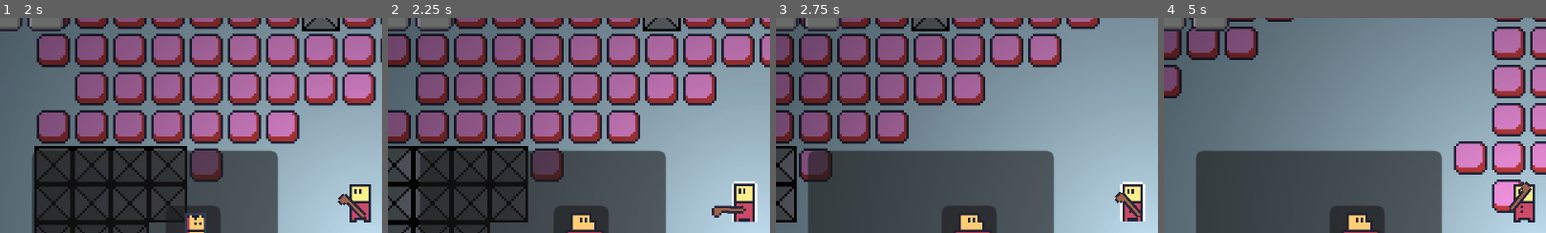
Above: before the commit, frames 1-4 (left to right).
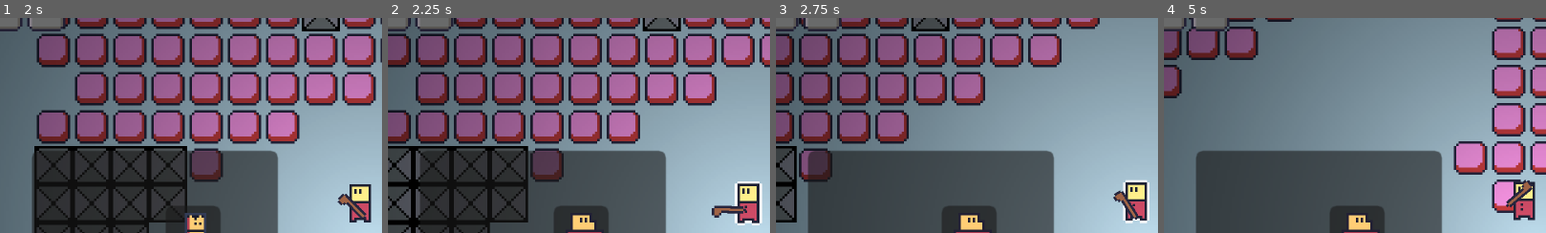
Above: after the commit, the same moments.

Repository: paulopieczarka/gwj94
Game: Godot game, scene res://main.tscn
Two runs of this game, one before a commit and one after it. Both use one fixed random seed, a clock stepped at 60 frames per second and the inputs below.
Inputs (mouse positions are % of the whole screen's width and height, from its top left):
- Up to frame 1 (2 s): click "Next" at 0.5 s; click "Next" at 1.25 s
- Up to frame 2 (2.25 s): tap Enter at 2 s; move the mouse to (50, 50) at 2.02 s; hold D (ui_right) from 2.03 s (still down); click (50, 50) at 2.1 s
- Up to frame 3 (2.75 s): keep holding D (ui_right)
- Up to frame 4 (5 s): move the mouse to (3, 6) at 2.77 s; release D (ui_right) at 2.78 s; hold S (ui_down) 2.78-3.53 s; click (3, 6) at 2.85 s; move the mouse to (7, 6) at 3.52 s; hold D (ui_right) 3.53-4.28 s; tap 1 (slot_1) at 3.6 s; click (7, 6) at 3.8 s; move the mouse to (44, 6) at 4.27 s; hold W (ui_up) from 4.28 s (still down); click (44, 6) at 4.35 s
The pictures show only the part of the screen within x 3-53%, y 7-57%; the shares and areas given below are measured in that part.

Frame 1 is identical in both runs. In frame 2, 1.0% of the frame differs, in the area x 90-98%, y 76-97%; in frame 3, 1.3%, in the area x 88-98%, y 75-96%; in frame 4, 0.6%.

Commit message:
fix: outline shader

Diff:
--- a/_shaders/highlight.gdshader
+++ /dev/null
@@ -1,62 +0,0 @@
-shader_type canvas_item;
-
-uniform vec4 color : source_color = vec4(1.0);
-uniform float width : hint_range(0, 10) = 1.0;
-uniform int pattern : hint_range(0, 2) = 2; // diamond, circle, square
-uniform bool inside = false;
-uniform bool add_margins = true; // only useful when inside is false
-
-void vertex() {
-	if (add_margins) {
-		VERTEX += (UV * 2.0 - 1.0) * width;
-	}
-}
-
-bool hasContraryNeighbour(vec2 uv, vec2 texture_pixel_size, sampler2D texture) {
-	for (float i = -ceil(width); i <= ceil(width); i++) {
-		float x = abs(i) > width ? width * sign(i) : i;
-		float offset;
-
-		if (pattern == 0) {
-			offset = width - abs(x);
-		} else if (pattern == 1) {
-			offset = floor(sqrt(pow(width + 0.5, 2) - x * x));
-		} else if (pattern == 2) {
-			offset = width;
-		}
-
-		for (float j = -ceil(offset); j <= ceil(offset); j++) {
-			float y = abs(j) > offset ? offset * sign(j) : j;
-			vec2 xy = uv + texture_pixel_size * vec2(x, y);
-
-			if ((xy != clamp(xy, vec2(0.0), vec2(1.0)) || texture(texture, xy).a <= 0.0) == inside) {
-				return true;
-			}
-		}
-	}
-
-	return false;
-}
-
-void fragment() {
-	vec2 uv = UV;
-
-	if (add_margins) {
-		vec2 texture_pixel_size = vec2(1.0) / (vec2(1.0) / TEXTURE_PIXEL_SIZE + vec2(width * 2.0));
-
-		uv = (uv - texture_pixel_size * width) * TEXTURE_PIXEL_SIZE / texture_pixel_size;
-
-		if (uv != clamp(uv, vec2(0.0), vec2(1.0))) {
-			COLOR.a = 0.0;
-		} else {
-			COLOR = texture(TEXTURE, uv);
-		}
-	} else {
-		COLOR = texture(TEXTURE, uv);
-	}
-
-	if ((COLOR.a > 0.0) == inside && hasContraryNeighbour(uv, TEXTURE_PIXEL_SIZE, TEXTURE)) {
-		COLOR.rgb = inside ? mix(COLOR.rgb, color.rgb, color.a) : color.rgb;
-		COLOR.a += (1.0 - COLOR.a) * color.a;
-	}
-}
--- /dev/null
+++ b/_shaders/outline.gdshader
@@ -0,0 +1,65 @@
+shader_type canvas_item;
+
+uniform vec4 color : source_color = vec4(1.0);
+uniform float width : hint_range(0, 10) = 1.0;
+uniform int pattern : hint_range(0, 2) = 0; // diamond, circle, square
+uniform bool inside = false;
+uniform bool add_margins = true; // only useful when inside is false
+uniform vec2 number_of_images = vec2(1.0); // number of horizontal and vertical images in the sprite sheet
+
+void vertex() {
+	if (add_margins) {
+		VERTEX += sign(VERTEX) * width; // replace sign(VERTEX) by (sign(VERTEX) * 2.0 - 1.0) if not Centered
+	}
+}
+
+bool hasContraryNeighbour(vec2 uv, vec2 texture_pixel_size, vec2 image_top_left, vec2 image_bottom_right, sampler2D texture) {
+	for (float i = -ceil(width); i <= ceil(width); i++) {
+		float x = abs(i) > width ? width * sign(i) : i;
+		float offset;
+
+		if (pattern == 0) {
+			offset = width - abs(x);
+		} else if (pattern == 1) {
+			offset = floor(sqrt(pow(width + 0.5, 2) - x * x));
+		} else if (pattern == 2) {
+			offset = width;
+		}
+
+		for (float j = -ceil(offset); j <= ceil(offset); j++) {
+			float y = abs(j) > offset ? offset * sign(j) : j;
+			vec2 xy = uv + texture_pixel_size * vec2(x, y);
+
+			if ((xy != clamp(xy, image_top_left, image_bottom_right) || texture(texture, xy).a <= 0.0) == inside) {
+				return true;
+			}
+		}
+	}
+
+	return false;
+}
+
+void fragment() {
+	vec2 uv = UV;
+	vec2 image_top_left = floor(uv * number_of_images) / number_of_images;
+	vec2 image_bottom_right = image_top_left + vec2(1.0) / number_of_images;
+
+	if (add_margins) {
+		vec2 texture_pixel_size = vec2(1.0) / (vec2(1.0) / TEXTURE_PIXEL_SIZE + vec2(width * 2.0) * number_of_images);
+
+		uv = (uv - texture_pixel_size * width - image_top_left) * TEXTURE_PIXEL_SIZE / texture_pixel_size + image_top_left;
+
+		if (uv != clamp(uv, image_top_left, image_bottom_right)) {
+			COLOR.a = 0.0;
+		} else {
+			COLOR = texture(TEXTURE, uv);
+		}
+	} else {
+		COLOR = texture(TEXTURE, uv);
+	}
+
+	if ((COLOR.a > 0.0) == inside && hasContraryNeighbour(uv, TEXTURE_PIXEL_SIZE, image_top_left, image_bottom_right, TEXTURE)) {
+		COLOR.rgb = inside ? mix(COLOR.rgb, color.rgb, color.a) : color.rgb;
+		COLOR.a += (1.0 - COLOR.a) * color.a;
+	}
+}
--- a/entities/components/interactable_component.gd
+++ b/entities/components/interactable_component.gd
@@ -3,15 +3,15 @@
 class_name InteractableComponent
 
 @export var highlight_material: ShaderMaterial
-@export var sprite: CanvasItem
 
 signal interacted(actor: Node)
 
 var visual: CanvasItem
-@onready var parent := get_owner()
+@onready var entity := get_owner()
+@onready var sprite := entity.get_node_or_null("Sprite2D") as CanvasItem
 
 func _ready() -> void:
-	parent.add_to_group("interactable")
+	entity.add_to_group("interactable")
 
 	collision_layer = 2
 	collision_mask = 0
@@ -28,8 +28,8 @@
 	var original_scale := scale
 
 	var tween := create_tween()
-	tween.tween_property(parent, "scale", original_scale * 1.05, 0.08)
-	tween.tween_property(parent, "scale", original_scale, 0.08)
+	tween.tween_property(entity, "scale", original_scale * 1.05, 0.08)
+	tween.tween_property(entity, "scale", original_scale, 0.08)
 
 func _on_mouse_entered() -> void:
 	if sprite:
--- a/entities/components/interactable_component.tscn
+++ b/entities/components/interactable_component.tscn
@@ -1,16 +1,13 @@
 [gd_scene format=3 uid="uid://duqq801siq6s7"]
 
 [ext_resource type="Script" uid="uid://binjmtxe205bl" path="res://entities/components/interactable_component.gd" id="1_ao1mr"]
-[ext_resource type="Shader" uid="uid://emp5r0moe1al" path="res://_shaders/highlight.gdshader" id="2_f4f6y"]
+[ext_resource type="Shader" uid="uid://dblwbun4vpfcx" path="res://_shaders/outline.gdshader" id="2_rj0ad"]
 
-[sub_resource type="ShaderMaterial" id="ShaderMaterial_y0pb3"]
-shader = ExtResource("2_f4f6y")
+[sub_resource type="ShaderMaterial" id="ShaderMaterial_rj0ad"]
+shader = ExtResource("2_rj0ad")
 shader_parameter/color = Color(1, 1, 1, 1)
-shader_parameter/width = 1.0
-shader_parameter/pattern = 0
-shader_parameter/inside = false
-shader_parameter/add_margins = true
+shader_parameter/size = 1
 
 [node name="InteractableComponent" type="Area2D" unique_id=713084401]
 script = ExtResource("1_ao1mr")
-highlight_material = SubResource("ShaderMaterial_y0pb3")
+highlight_material = SubResource("ShaderMaterial_rj0ad")
--- a/entities/player.gd
+++ b/entities/player.gd
@@ -67,7 +67,7 @@
 	var lerp_weight := delta * (acceleration if input else friction)
 	velocity = lerp(velocity, input * max_speed, lerp_weight)
 
-	if velocity.length() > 1.0:
+	if input != Vector2.ZERO:
 		locomotion.travel("walking")
 	else:
 		locomotion.travel("idle")
--- a/entities/player.tscn
+++ b/entities/player.tscn
@@ -2,6 +2,7 @@
 
 [ext_resource type="Script" uid="uid://ch06lda55tyyk" path="res://entities/player.gd" id="1_g2els"]
 [ext_resource type="Texture2D" uid="uid://jr2bjkpliauj" path="res://_assets/pack1.png" id="3_k00sm"]
+[ext_resource type="Shader" uid="uid://dblwbun4vpfcx" path="res://_shaders/outline.gdshader" id="4_qsoyl"]
 [ext_resource type="PackedScene" uid="uid://duqq801siq6s7" path="res://entities/components/interactable_component.tscn" id="5_g8xtg"]
 [ext_resource type="Texture2D" uid="uid://btwar78o73gmm" path="res://_assets/weapons.png" id="5_k00sm"]
 [ext_resource type="AudioStream" uid="uid://blkyumosdnks" path="res://_audios/attack.wav" id="6_k00sm"]
@@ -9,6 +10,15 @@
 [sub_resource type="RectangleShape2D" id="RectangleShape2D_g2els"]
 size = Vector2(9, 4)
 
+[sub_resource type="ShaderMaterial" id="ShaderMaterial_6nm46"]
+shader = ExtResource("4_qsoyl")
+shader_parameter/color = Color(1, 1, 1, 1)
+shader_parameter/width = 1.0
+shader_parameter/pattern = 0
+shader_parameter/inside = false
+shader_parameter/add_margins = true
+shader_parameter/number_of_images = Vector2(4, 4)
+
 [sub_resource type="RectangleShape2D" id="RectangleShape2D_g8xtg"]
 size = Vector2(9, 16)
 
@@ -37,6 +47,18 @@
 "transitions": PackedFloat32Array(1),
 "update": 0,
 "values": [Vector2(3, 1.0000001)]
+}
+tracks/2/type = "value"
+tracks/2/imported = false
+tracks/2/enabled = true
+tracks/2/path = NodePath("../../../../Sprite2D:position")
+tracks/2/interp = 1
+tracks/2/loop_wrap = true
+tracks/2/keys = {
+"times": PackedFloat32Array(0),
+"transitions": PackedFloat32Array(1),
+"update": 0,
+"values": [Vector2(0, 0)]
 }
 
 [sub_resource type="Animation" id="Animation_l1fvc"]
@@ -126,7 +148,7 @@
 
 [sub_resource type="Animation" id="Animation_k00sm"]
 resource_name = "walking"
-length = 0.1
+length = 0.13333667362071572
 loop_mode = 1
 tracks/0/type = "value"
 tracks/0/imported = false
@@ -151,6 +173,18 @@
 "transitions": PackedFloat32Array(1, 1, 1, 1),
 "update": 0,
 "values": [Vector2(3, 1.0000001), Vector2(2, 1), Vector2(4.3225017, 1), Vector2(3, 1.0000001)]
+}
+tracks/2/type = "value"
+tracks/2/imported = false
+tracks/2/enabled = true
+tracks/2/path = NodePath("../../../../Sprite2D:position")
+tracks/2/interp = 1
+tracks/2/loop_wrap = true
+tracks/2/keys = {
+"times": PackedFloat32Array(0, 0.03333333, 0.06666667, 0.099902175),
+"transitions": PackedFloat32Array(1, 1, 1, 1),
+"update": 0,
+"values": [Vector2(0, -1), Vector2(0, 0), Vector2(0, -1), Vector2(0, 0)]
 }
 
 [sub_resource type="AnimationLibrary" id="AnimationLibrary_l1fvc"]
@@ -203,9 +237,10 @@
 states/walking/node = SubResource("AnimationNodeAnimation_l1fvc")
 states/walking/position = Vector2(555.375, 203.5)
 transitions = ["Start", "idle", SubResource("AnimationNodeStateMachineTransition_5illy"), "idle", "walking", SubResource("AnimationNodeStateMachineTransition_0yn0j"), "walking", "idle", SubResource("AnimationNodeStateMachineTransition_ogrlw")]
+graph_offset = Vector2(-85.05011, -145.39507)
 
 [sub_resource type="AnimationNodeBlendTree" id="AnimationNodeBlendTree_g8xtg"]
-graph_offset = Vector2(-267.1, 188.17847)
+graph_offset = Vector2(-315.2136, 57.90419)
 nodes/output/position = Vector2(810, 150)
 nodes/StateMachine/node = SubResource("AnimationNodeStateMachine_1jwom")
 nodes/StateMachine/position = Vector2(-70, 260)
@@ -228,8 +263,8 @@
 position = Vector2(-0.5, 6)
 shape = SubResource("RectangleShape2D_g2els")
 
-[node name="InteractableComponent" parent="." unique_id=321322412 node_paths=PackedStringArray("sprite") instance=ExtResource("5_g8xtg")]
-sprite = NodePath("../Sprite2D")
+[node name="InteractableComponent" parent="." unique_id=321322412 instance=ExtResource("5_g8xtg")]
+highlight_material = SubResource("ShaderMaterial_6nm46")
 
 [node name="CollisionShape2D" type="CollisionShape2D" parent="InteractableComponent" unique_id=1853782935]
 position = Vector2(-0.5, 0)
Not shown, removed: _shaders/highlight.gdshader.uid
Not shown, added: _shaders/outline.gdshader.uid
